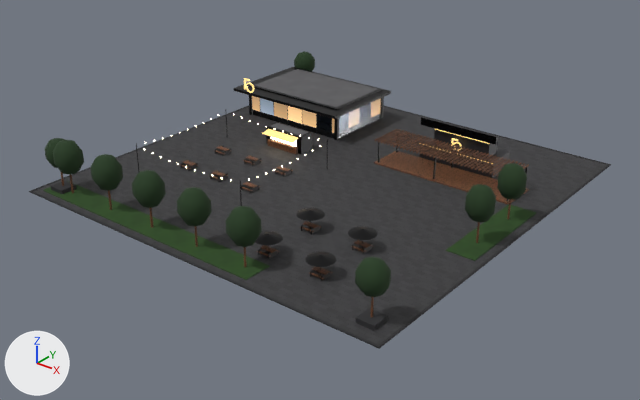
Before and after pictures for a commit that changed the glTF model public/models/buildings/fans_L3.glb.
Before and after are seen from a 50 mm camera at (70.6, -90.4, 52.1) aimed at (0.8, -3.1, -2.0). The axes (+X, +Y, +Z) are drawn at lower left. The lights are the same throughout. The older version comes first. Where no turn or scale is listed for an object, it has been applied to the vertices. Vertices at exactly the same position are counted once.

Script lines for the objects in view, before the commit:
```python
me_foliage_fans_l3 = bpy.data.meshes.new('foliage_fans_L3')
me_foliage_fans_l3.from_pydata(...)  # 340 vertices, 640 faces; spans x -27.9..27.9, y -27.8..27.8, z -2.5..2.5
me_foliage_fans_l3.materials.append(mat_foliage)  # dark green #1f3819
me_glass_fans_l3 = bpy.data.meshes.new('glass_fans_L3')
me_glass_fans_l3.from_pydata(...)  # a box spanning x -6.13..6.13, y -0.03..0.03, z -0.55..0.55
me_glass_fans_l3.materials.append(mat_glass)  # black #0f1419
me_wood_fans_l3 = bpy.data.meshes.new('wood_fans_L3')
me_wood_fans_l3.from_pydata(...)  # 704 vertices, 1076 faces; spans x -26.8..26.8, y -26.1..26.1, z -2.3..2.3
me_wood_fans_l3.materials.append(mat_wood)  # picture img_wood_slats
ob_foliage_fans_l3 = bpy.data.objects.new('foliage_fans_L3', me_foliage_fans_l3)
ob_foliage_fans_l3.location = (0.0, -0.1, 5.5)
ob_glass_fans_l3 = bpy.data.objects.new('glass_fans_L3', me_glass_fans_l3)
ob_glass_fans_l3.location = (12.1, 14.0, 5.9)
ob_wood_fans_l3 = bpy.data.objects.new('wood_fans_L3', me_wood_fans_l3)
ob_wood_fans_l3.location = (-0.6, 0.0, 2.3)
# also in view: 'concrete_dark_fans_L3' at (0.0, 0.0, 0.4); 'cladding_fans_L3' at (12.1, 16.4, 2.7); 'emissive_curtain_fans_L3' at (-17.0, 18.0, 2.4); 'roofing_fans_L3' at (-17.0, 14.0, 4.1); 'paving_fans_L3' at (0.0, 0.0, 0.1)
```
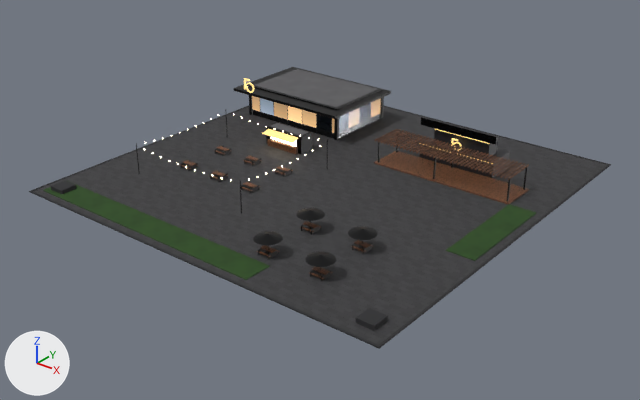
Where the newer file only moved an object's origin or applied its transform, the numbers keep the older frame.

Boxes [x1, y1, x2, y2] around the edits, measured in the pictures (640 x 400 px):
'foliage_fans_L3', deleted
    before: [45, 51, 527, 297]
'wood_fans_L3', reshaped (26% narrower, 17% shorter)
    before: [60, 91, 529, 317]
    after: [180, 91, 529, 279]
part 1 of me_wood_fans_l3, deleted
    before: [60, 171, 511, 317]

The edits, one by one:
me_wood_fans_l3 is used by ob_wood_fans_l3; location (-0.6, 0.0, 2.3).
me_wood_fans_l3 had 704 vertices, 1076 faces and spanned x -26.8..26.8, y -26.1..26.1, z -2.3..2.3.
me_wood_fans_l3 now has 584 vertices, 876 faces and spans x -26.8..24.6, y -22.9..24.4, z -2.2..2.3.
me_wood_fans_l3 part 1: 10 loose pieces with 120 vertices, spanning x -25.5..26.8, y -26.1..26.1, z -2.3..1.6, are deleted.
Object 'foliage_fans_L3' (ob_foliage_fans_l3) is deleted.
